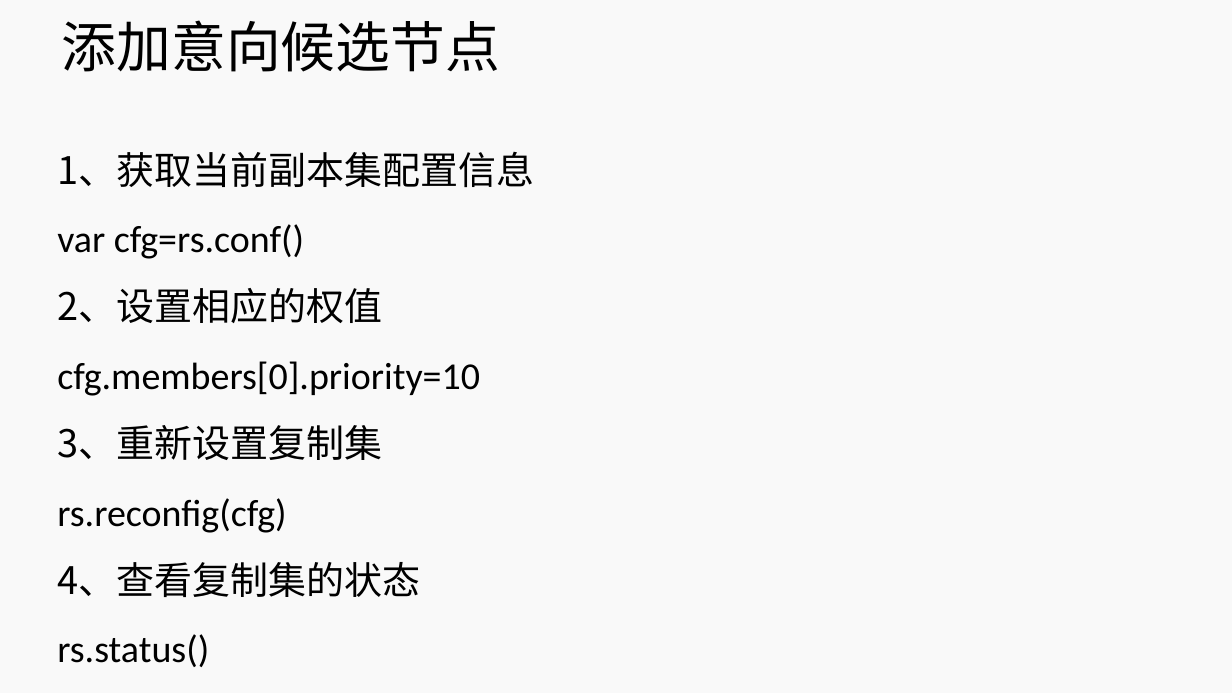
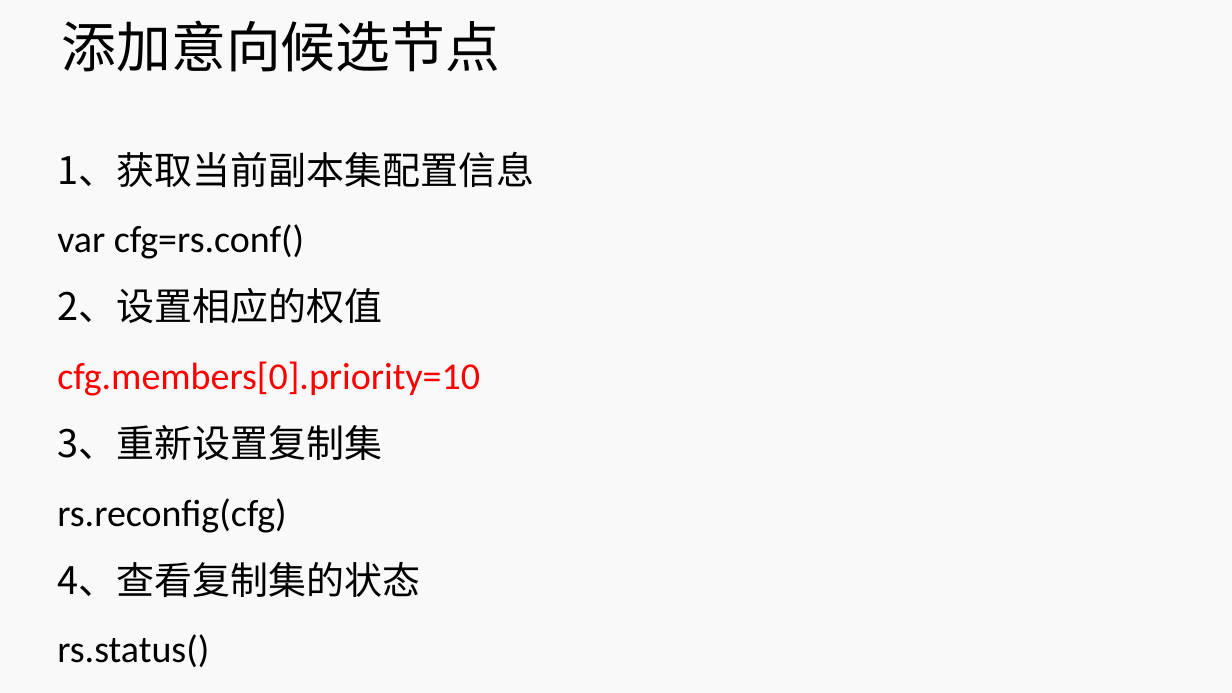
Before and after one commit to lihuanzhen2016/no-sql, a slide deck: slide 17 of PPT/12 MongoDB 复制集.pptx. Drawn at 1232x693 pixels with LibreOffice and Linux fonts; fonts in the diff are those of the drawing; background and template pictures are left out. Boxes give left, top, right and bottom in pixels: in the first picture for what was removed or moved away, otherwise in the second. Text is boxed around its words. In the diff, an @@ line names an element or a change of style, - is before the commit and + after.

```diff
--- a/PPT/12 MongoDB 复制集.pptx
+++ b/PPT/12 MongoDB 复制集.pptx
@@ subtitle at box(57, 361, 480, 396): text colour #000000 to #FF0000 in "cfg.members[0].priority=10" @@
```
Also in this commit, not shown: 7 other slides changed, 2 slides removed.
